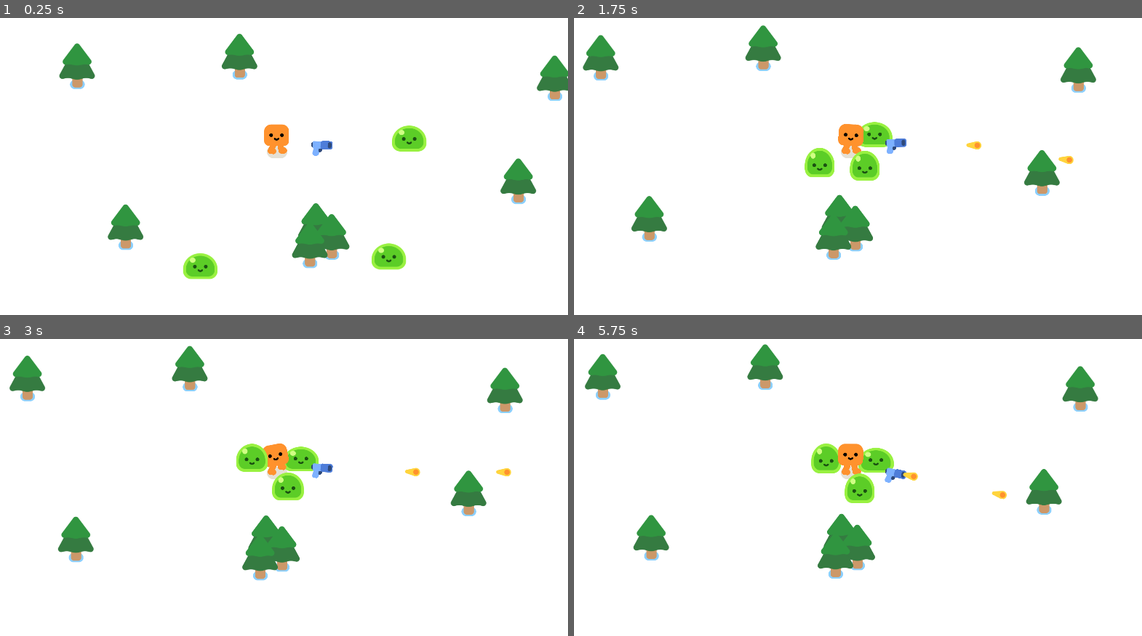
Above: before the commit, frames 1-4 (two rows, left to right).
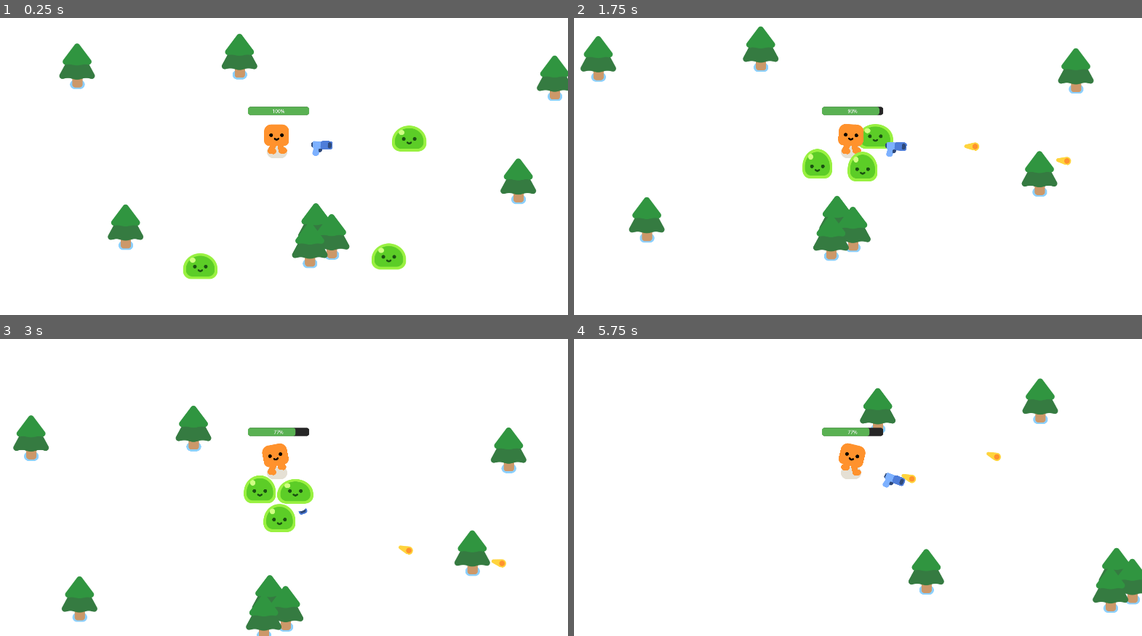
Above: after the commit, the same moments.

Repository: DJreyaB/2dgodot_tutorial
Game: Godot game, scene res://vampire_game.tscn
The game is run twice, just before and just after one commit, with the same random seed, the same clock (stepped at 60 frames per second) and the same inputs.
Inputs:
- Up to frame 1 (0.25 s): no input
- Up to frame 2 (1.75 s): hold D (move_right) 0.53-1.28 s; hold S (move_down) from 1.28 s (still down)
- Up to frame 3 (3 s): release S (move_down) at 2.03 s; hold D (move_right) 2.03-2.78 s; hold W (move_up) from 2.78 s (still down)
- Up to frame 4 (5.75 s): release W (move_up) at 3.53 s; hold A (move_left) 3.53-5.03 s; hold S (move_down) from 5.03 s (still down)

The runs differ from the first frame. In frame 1, 0.3% of the frame differs, in the area x 43-55%, y 29-33%; in frame 2, 2.6%; in frame 3, 11%, in the area x 1-93%, y 2-100%; in frame 4, 9.2%.

Commit message:
progress bar and damage
added features for player damage and progress bar visuals

Diff:
--- a/2d-project-start 2/player.gd
+++ b/2d-project-start 2/player.gd
@@ -1,5 +1,8 @@
 extends CharacterBody2D
 
+signal health_depleted #game_over signal that emits when no healths
+
+var health = 100.0
 
 func _physics_process(delta: float) -> void:
 	#setting it up to get location
@@ -11,3 +14,11 @@
 		%HappyBoo.play_walk_animation()
 	else:
 		%HappyBoo.play_idle_animation()
+
+	const DAMAGE_RATE = 5.0
+	var overlapping_mobs = %HurtBox.get_overlapping_bodies()
+	if overlapping_mobs.size() > 0:
+		health -= DAMAGE_RATE * overlapping_mobs.size() * delta
+		%ProgressBar.value = health
+		if health <= 0.0:
+				health_depleted.emit()
--- a/2d-project-start 2/player.tscn
+++ b/2d-project-start 2/player.tscn
@@ -6,6 +6,23 @@
 
 [sub_resource type="CircleShape2D" id="CircleShape2D_onrkg"]
 radius = 28.2843
+
+[sub_resource type="CircleShape2D" id="CircleShape2D_i3pqv"]
+radius = 34.0147
+
+[sub_resource type="StyleBoxFlat" id="StyleBoxFlat_i3pqv"]
+bg_color = Color(0.151276, 0.151276, 0.151276, 1)
+corner_radius_top_left = 8
+corner_radius_top_right = 8
+corner_radius_bottom_right = 8
+corner_radius_bottom_left = 8
+
+[sub_resource type="StyleBoxFlat" id="StyleBoxFlat_hqtel"]
+bg_color = Color(0.348958, 0.692865, 0.323123, 1)
+corner_radius_top_left = 8
+corner_radius_top_right = 8
+corner_radius_bottom_right = 8
+corner_radius_bottom_left = 8
 
 [node name="Player" type="CharacterBody2D"]
 collision_mask = 2
@@ -23,3 +40,22 @@
 
 [node name="Weapon" parent="." instance=ExtResource("3_i3pqv")]
 position = Vector2(15, -15)
+
+[node name="HurtBox" type="Area2D" parent="."]
+unique_name_in_owner = true
+collision_layer = 0
+collision_mask = 2
+
+[node name="CollisionShape2D" type="CollisionShape2D" parent="HurtBox"]
+shape = SubResource("CircleShape2D_i3pqv")
+debug_color = Color(0.894046, 0.250107, 0.513606, 0.42)
+
+[node name="ProgressBar" type="ProgressBar" parent="."]
+unique_name_in_owner = true
+offset_left = -96.0
+offset_top = -148.0
+offset_right = 106.0
+offset_bottom = -121.0
+theme_override_styles/background = SubResource("StyleBoxFlat_i3pqv")
+theme_override_styles/fill = SubResource("StyleBoxFlat_hqtel")
+value = 100.0
Not shown: 1 places in 2d-project-start 2/player.tscn that only renumber resources
